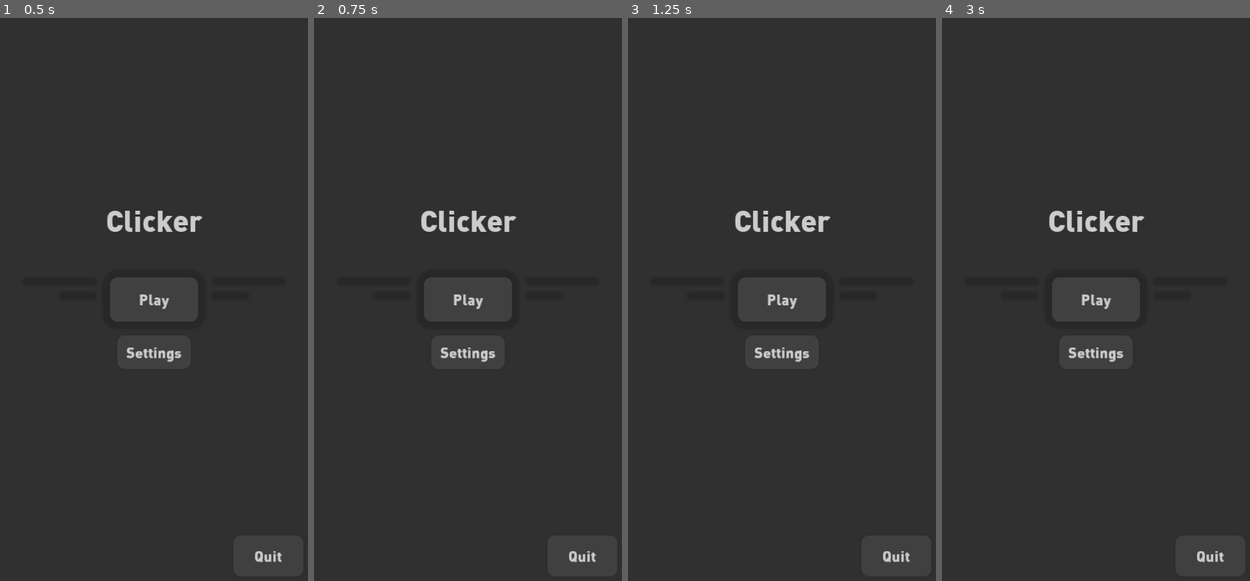
Above: before the commit, frames 1-4 (left to right).
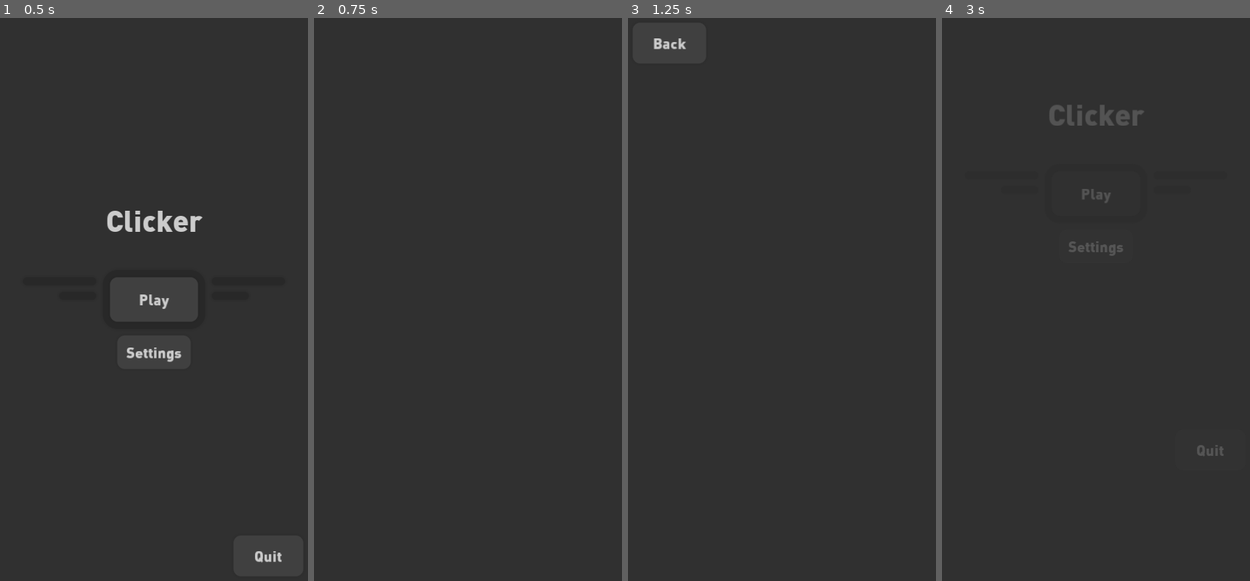
Above: after the commit, the same moments.

Repository: HixRaid/clicker
Game: Godot game, scene res://game/scenes/main.tscn
Two runs of this game, one before a commit and one after it. Both use one fixed random seed, a clock stepped at 60 frames per second and the inputs below.
Inputs (mouse positions are in pixels of both pictures, inside the frame that each line leads up to):
- Up to frame 1 (0.5 s): no input
- Up to frame 2 (0.75 s): click "Settings" at 0.5 s
- Up to frame 3 (1.25 s): no input
- Up to frame 4 (3 s): click (982, 40) at 1.25 s, where only the run after the commit has a clickable "Back"; click "Play" at 2 s; click (982, 40) at 2.75 s, where only the run after the commit has a clickable "Menu"

Frame 1 is identical in both runs. In frame 2, 1.1% of the frame differs, in the area x 34-92%, y 34-97%; in frame 3, 1.2%; in frame 4, 1.9%, in the area x 34-92%, y 15-97%.

Commit message:
Added interface switch animation

Diff:
--- a/game/scenes/main.tscn
+++ b/game/scenes/main.tscn
@@ -1,9 +1,78 @@
-[gd_scene load_steps=5 format=2]
+[gd_scene load_steps=7 format=2]
 
 [ext_resource path="res://game/scripts/interfaces/interface_switch.gd" type="Script" id=1]
 [ext_resource path="res://game/scripts/interfaces/interface.gd" type="Script" id=2]
 [ext_resource path="res://game/resources/theme/default_theme.tres" type="Theme" id=3]
 [ext_resource path="res://game/resources/theme/fonts/types/game_name_dynamic_font.tres" type="DynamicFont" id=4]
+
+[sub_resource type="Animation" id=1]
+length = 0.001
+tracks/0/type = "value"
+tracks/0/path = NodePath("InterfaceSwitch:modulate")
+tracks/0/interp = 1
+tracks/0/loop_wrap = true
+tracks/0/imported = false
+tracks/0/enabled = true
+tracks/0/keys = {
+"times": PoolRealArray( 0 ),
+"transitions": PoolRealArray( 1 ),
+"update": 0,
+"values": [ Color( 1, 1, 1, 1 ) ]
+}
+tracks/1/type = "value"
+tracks/1/path = NodePath("InterfaceSwitch:rect_position")
+tracks/1/interp = 1
+tracks/1/loop_wrap = true
+tracks/1/imported = false
+tracks/1/enabled = true
+tracks/1/keys = {
+"times": PoolRealArray( 0 ),
+"transitions": PoolRealArray( 1 ),
+"update": 0,
+"values": [ Vector2( 0, 0 ) ]
+}
+
+[sub_resource type="Animation" id=2]
+resource_name = "play"
+length = 0.3
+tracks/0/type = "value"
+tracks/0/path = NodePath("InterfaceSwitch:modulate")
+tracks/0/interp = 2
+tracks/0/loop_wrap = true
+tracks/0/imported = false
+tracks/0/enabled = true
+tracks/0/keys = {
+"times": PoolRealArray( 0, 0.15, 0.3 ),
+"transitions": PoolRealArray( 1, 1, 1 ),
+"update": 0,
+"values": [ Color( 1, 1, 1, 1 ), Color( 1, 1, 1, 0 ), Color( 1, 1, 1, 1 ) ]
+}
+tracks/1/type = "value"
+tracks/1/path = NodePath("InterfaceSwitch:rect_position")
+tracks/1/interp = 1
+tracks/1/loop_wrap = true
+tracks/1/imported = false
+tracks/1/enabled = true
+tracks/1/keys = {
+"times": PoolRealArray( 0, 0.15, 0.3 ),
+"transitions": PoolRealArray( 1, 1, 1 ),
+"update": 0,
+"values": [ Vector2( 0, 0 ), Vector2( 0, -300 ), Vector2( 0, 0 ) ]
+}
+tracks/2/type = "method"
+tracks/2/path = NodePath("InterfaceSwitch")
+tracks/2/interp = 1
+tracks/2/loop_wrap = true
+tracks/2/imported = false
+tracks/2/enabled = true
+tracks/2/keys = {
+"times": PoolRealArray( 0.15 ),
+"transitions": PoolRealArray( 1 ),
+"values": [ {
+"args": [  ],
+"method": "_on_set_visible"
+} ]
+}
 
 [node name="Main" type="Node"]
 
@@ -138,6 +207,13 @@
 anchor_bottom = 1.0
 mouse_filter = 2
 
+[node name="MenuButton" type="Button" parent="Canvas/UI/InterfaceSwitch/Play/Panel"]
+margin_left = 32.0
+margin_top = 32.0
+margin_right = 192.0
+margin_bottom = 120.0
+text = "Menu"
+
 [node name="Settings" type="Control" parent="Canvas/UI/InterfaceSwitch"]
 anchor_right = 1.0
 anchor_bottom = 1.0
@@ -153,4 +229,18 @@
 anchor_bottom = 1.0
 mouse_filter = 2
 
+[node name="BackButton" type="Button" parent="Canvas/UI/InterfaceSwitch/Settings/Panel"]
+margin_left = 32.0
+margin_top = 32.0
+margin_right = 192.0
+margin_bottom = 120.0
+text = "Back"
+
 [node name="AnimationPlayer" type="AnimationPlayer" parent="Canvas/UI"]
+anims/RESET = SubResource( 1 )
+anims/play = SubResource( 2 )
+
+[connection signal="pressed" from="Canvas/UI/InterfaceSwitch/Menu/Panel/PlayPanel/Button" to="Canvas/UI/InterfaceSwitch" method="set_visible_interface" binds= [ "Play" ]]
+[connection signal="pressed" from="Canvas/UI/InterfaceSwitch/Menu/Panel/SettingsButton" to="Canvas/UI/InterfaceSwitch" method="set_visible_interface" binds= [ "Settings" ]]
+[connection signal="pressed" from="Canvas/UI/InterfaceSwitch/Play/Panel/MenuButton" to="Canvas/UI/InterfaceSwitch" method="set_visible_interface" binds= [ "Menu" ]]
+[connection signal="pressed" from="Canvas/UI/InterfaceSwitch/Settings/Panel/BackButton" to="Canvas/UI/InterfaceSwitch" method="set_visible_interface" binds= [ "Back" ]]
